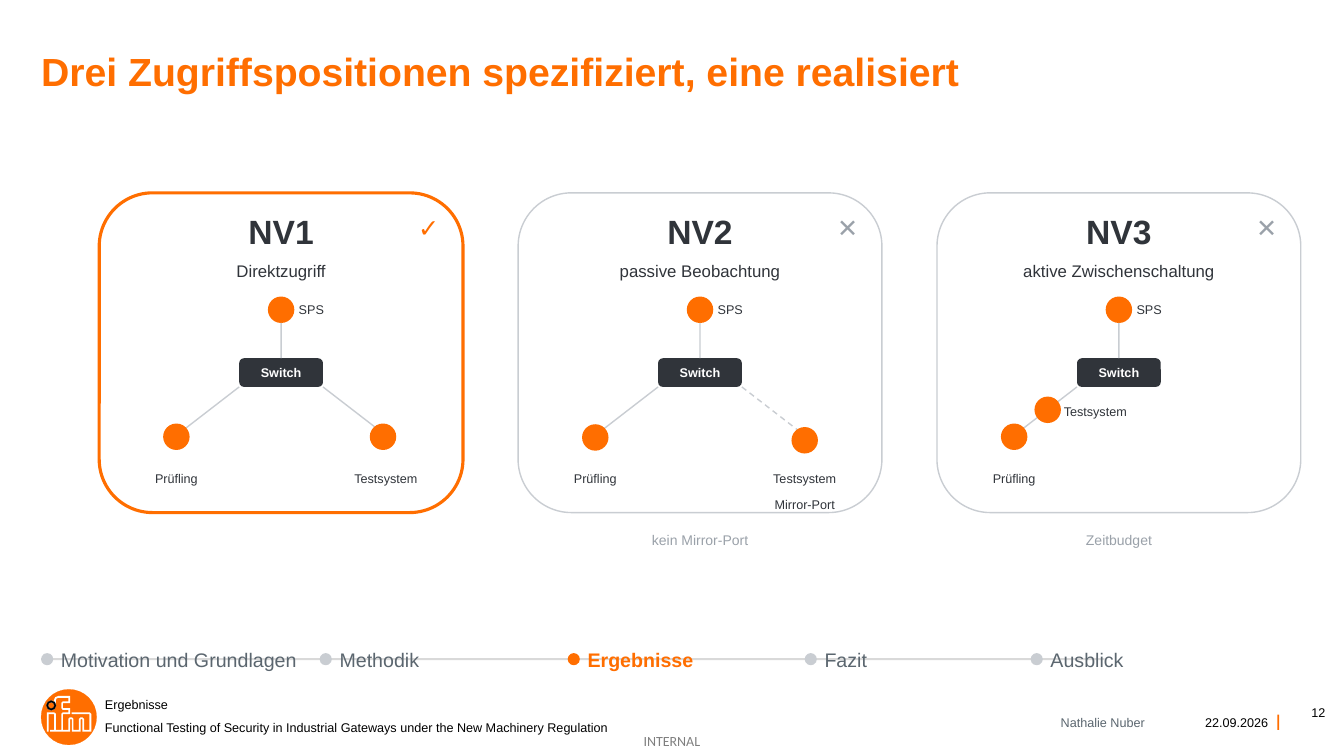
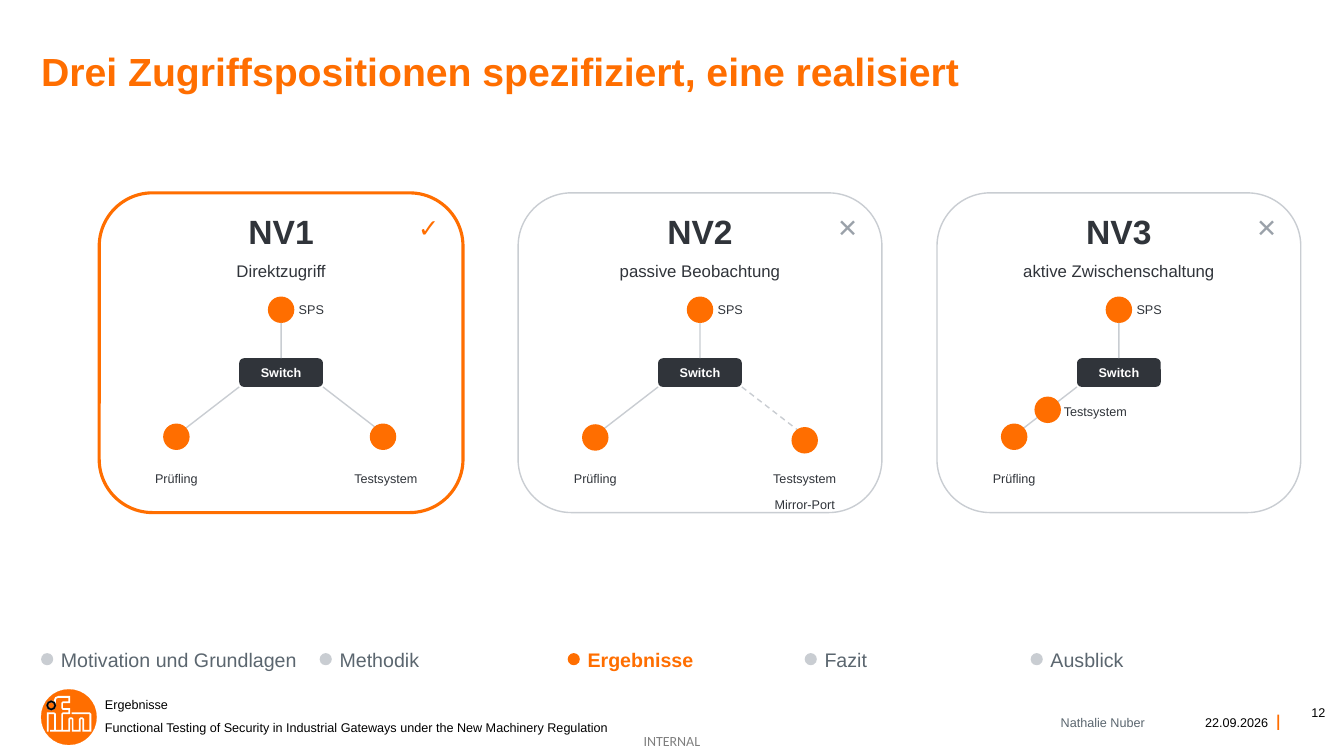
Before and after one commit to nathalienr/Bachelorarbeit, a slide deck: slide 12 of Functional Testing of Security in Industrial Gateways under the New Machinery Regulation.pptx. Drawn at 1344x756 pixels with LibreOffice and Linux fonts; fonts in the diff are those of the drawing; background and template pictures are left out. Boxes give left, top, right and bottom in pixels: in the first picture for what was removed or moved away, otherwise in the second. Text is boxed around its words. In the diff, an @@ line names an element or a change of style, - is before the commit and + after.

```diff
--- a/Functional Testing of Security in Industrial Gateways under the New Machinery Regulation.pptx
+++ b/Functional Testing of Security in Industrial Gateways under the New Machinery Regulation.pptx
@@ text removed at (x1=652, y1=535, x2=748, y2=545) @@
-kein Mirror-Port
@@ text removed at (x1=1086, y1=535, x2=1152, y2=548) @@
-Zeitbudget
@@ rectangle removed at (x1=41, y1=658, x2=1105, y2=660) @@
```
Also in this commit, not shown: 15 other slides changed, 1 other file.
